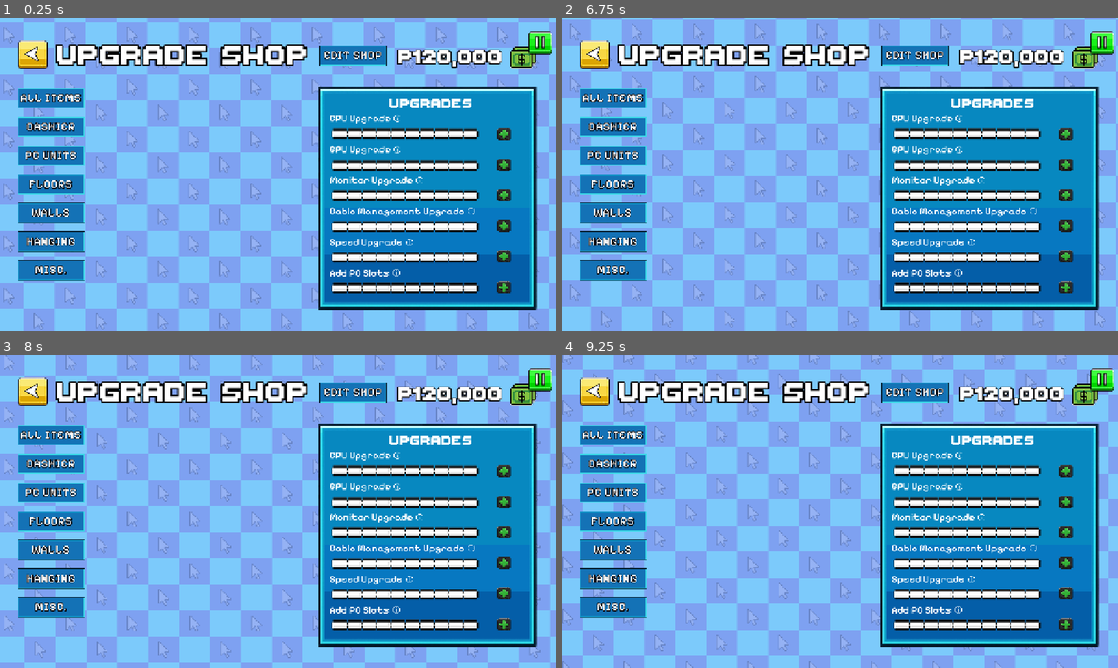
Above: before the commit, frames 1-4 (two rows, left to right).
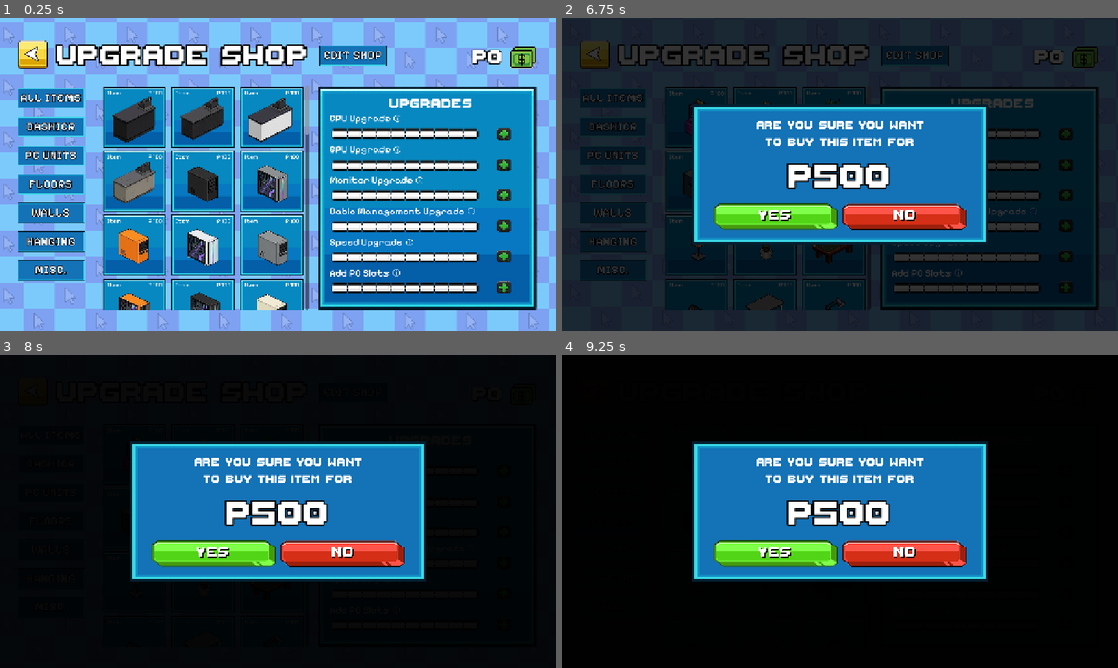
Above: after the commit, the same moments.

Repository: vinnyy-ph/gvd-project-overclocked
Game: Godot game, scene res://ui/shop/shop_scene.tscn
Two runs of this game, one before a commit and one after it. Both use one fixed random seed, a clock stepped at 60 frames per second and the inputs below. This scene is started directly instead of the project's main scene. Sound files missing from this copy of the repository are replaced by a short silence.
Inputs (mouse positions are in pixels of both pictures, inside the frame that each line leads up to):
- Up to frame 1 (0.25 s): no input
- Up to frame 2 (6.75 s): click (612, 99) at 0.5 s; click (612, 127) at 1.25 s; click (612, 155) at 2 s; click (612, 183) at 2.75 s; click (612, 212) at 3.5 s; click (612, 240) at 4.25 s; click (612, 271) at 5 s; tap Enter at 5.75 s; move the mouse to (962, 158) at 5.77 s; hold Right (ui_right) 5.78-6.5 s; click (962, 158) at 5.92 s; drag from (728, 190) to (812, 237) at 6.52 s
- Up to frame 3 (8 s): move the mouse to (333, 442) at 7.27 s; hold Right (ui_right) from 7.28 s (still down); click (333, 442) at 7.42 s
- Up to frame 4 (9.25 s): release Right (ui_right) at 8 s; drag from (812, 574) to (673, 464) at 8.02 s; move the mouse to (1006, 558) at 8.77 s; hold Left (ui_left) from 8.78 s (still down); click (1006, 558) at 8.92 s

The runs differ from the first frame. In frame 1, 25% of the frame differs, in the area x 18-100%, y 4-94%; in frame 2, 94%; in frame 3, 94%; in frame 4, 94%, in the area x 0-100%, y 0-100%.
Error before the commit: Parse Error: Identifier "category" not declared in the current scope. (res://ui/shop/shop_scene.gd:147)

Commit message:
Use Customer.State enum; pass category to loader
Fix incorrect enum references in core/shop_floor/shop_floor_scrollable_tutorial.gd by qualifying State usages with Customer.State to ensure customer state checks work correctly. Also update ui/shop/shop_scene.gd to pass category into _load_items_from_directory and change the function signature to accept the category, so item loading is invoked with the correct context.

Diff:
--- a/core/shop_floor/shop_floor_scrollable_tutorial.gd
+++ b/core/shop_floor/shop_floor_scrollable_tutorial.gd
@@ -281,7 +281,7 @@
 
 		if data["state"] == Customer.State.WAITING:
 			customer.global_position = pos
-		elif data["state"] == State.USING_PC:
+		elif data["state"] == Customer.State.USING_PC:
 			var idx = data["pc_index"]
 			if idx < seat_nodes.size():
 				_connect_customer_signals(customer, idx)
@@ -474,7 +474,7 @@
 		# Highlight both the first customer and the desk
 		var waiting_customers = []
 		for child in customer_container.get_children():
-			if child is Customer and child.current_state == State.WAITING and child != waiting_area:
+			if child is Customer and child.current_state == Customer.State.WAITING and child != waiting_area:
 				waiting_customers.append(child)
 		if waiting_customers.size() > 0:
 			_highlight_node(waiting_customers[waiting_customers.size()-1], true)
@@ -519,7 +519,7 @@
 func spawn_customer():
 	var waiting_count = 0
 	for child in customer_container.get_children():
-		if child is Customer and child.current_state == State.WAITING and child != waiting_area:
+		if child is Customer and child.current_state == Customer.State.WAITING and child != waiting_area:
 			waiting_count += 1
 
 	var customer = waiting_area.duplicate()
@@ -546,7 +546,7 @@
 func _refresh_queue_positions():
 	var waiting_customers = []
 	for child in customer_container.get_children():
-		if child is Customer and child.current_state == State.WAITING and child != waiting_area:
+		if child is Customer and child.current_state == Customer.State.WAITING and child != waiting_area:
 			waiting_customers.append(child)
 	# Order in children list is newest to oldest due to move_child(1)
 	# So reverse gives oldest to newest
@@ -565,7 +565,7 @@
 
 	var waiting_customers = []
 	for child in customer_container.get_children():
-		if child is Customer and child.current_state == State.WAITING and child != waiting_area:
+		if child is Customer and child.current_state == Customer.State.WAITING and child != waiting_area:
 			waiting_customers.append(child)
 	# Oldest (first in line) is at the end of the array due to move_child(1) logic
 	if waiting_customers.size() > 0:
--- a/ui/shop/shop_scene.gd
+++ b/ui/shop/shop_scene.gd
@@ -122,9 +122,9 @@
 	item_list.clear()
 	var directories = item_categories[category]
 	for dir_path in directories:
-		_load_items_from_directory(dir_path)
-
-func _load_items_from_directory(dir_path: String) -> void:
+		_load_items_from_directory(dir_path, category)
+
+func _load_items_from_directory(dir_path: String, category: String) -> void:
 	var dir = DirAccess.open(dir_path)
 	if dir:
 		dir.list_dir_begin()
